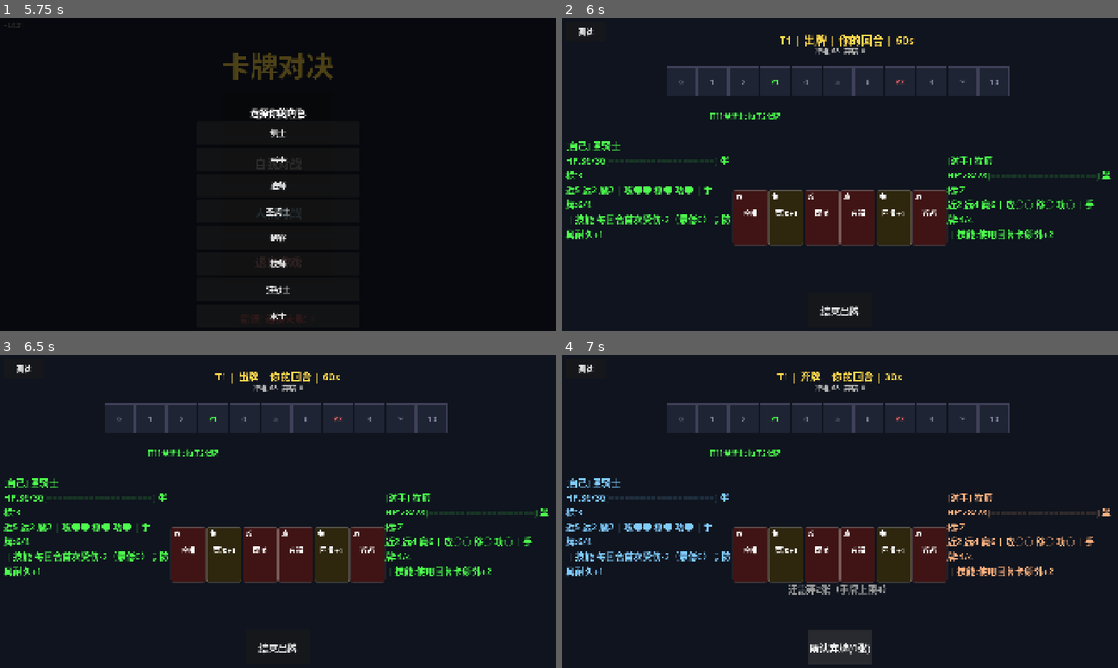
Above: before the commit, frames 1-4 (two rows, left to right).
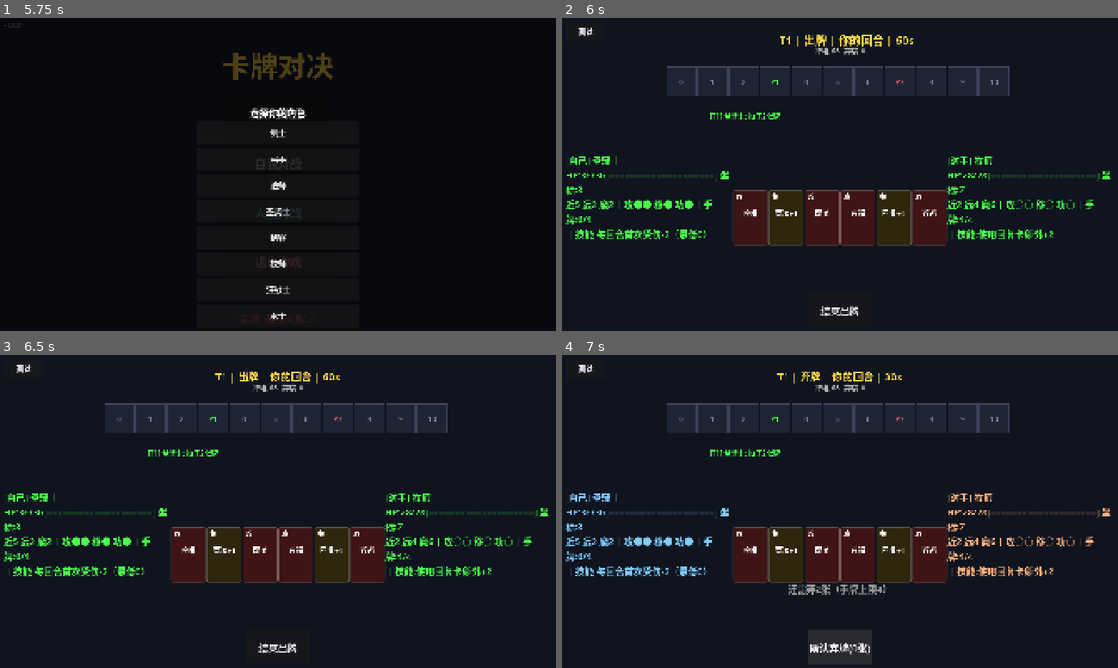
Above: after the commit, the same moments.

Repository: 41hu/card_duel
Game: Godot game, scene res://scenes/main_menu.tscn
The game is run twice, just before and just after one commit, with the same random seed, the same clock (stepped at 60 frames per second) and the same inputs.
Inputs (mouse positions are in pixels of both pictures, inside the frame that each line leads up to):
- Up to frame 1 (5.75 s): click "多人对战" at 0.5 s; click "自我对战" at 1.25 s; click (227, 174) at 2.02 s; type "12" at 2.1 s; click "加入" at 2.75 s; click "返回" at 3.5 s; click "人机对战" at 4.25 s; click "简单" at 5 s
- Up to frame 2 (6 s): click "圣骑士" at 5.75 s
- Up to frame 3 (6.5 s): no input
- Up to frame 4 (7 s): click "结束出牌" at 6.5 s

Frame 1 is identical in both runs. In frame 2, 2.7% of the frame differs, in the area x 0-31%, y 39-71%; in frame 3, 2.7%; in frame 4, 2.6%.

Commit message:
balance: 删除圣骑士被动防具耐久+1(含逻辑改动)
圣骑士防具不再额外+1耐久, 与其他角色一致为3耐久(首击免疫→2次减半→碎裂)
- scripts/core/character_skills.gd: 删除 armor_durability_bonus()
- scripts/core/equipment_system.gd: 防具耐久固定为3
- scripts/data/character_data.gd: 更新技能描述
- 同步更新 RESPONSE_RULES/API_REFERENCE/EXTENSION_GUIDE

含逻辑改动: 涉及 scripts/core/, 需主维护者部署服务器

Diff:
--- a/scripts/core/character_skills.gd
+++ b/scripts/core/character_skills.gd
@@ -195,10 +195,6 @@
 	match _ms.players[player_idx].char_id:
 		_: return ""
 
-func armor_durability_bonus(player_idx: int) -> int:
-	if _ms.players[player_idx].char_id == "paladin": return 1
-	return 0
-
 func _swordsman_hit(player_idx: int, damage_type: int):
 	var p = _ms.players[player_idx]
 	if damage_type == Config.DamageType.PHYSICAL and not p.skill_used_this_turn:
--- a/scripts/core/equipment_system.gd
+++ b/scripts/core/equipment_system.gd
@@ -31,7 +31,7 @@
 	var reject = match_ref.char_skills.can_equip(player_idx, "armor")
 	if reject != "": return {success=false, msg=reject}
 	var player = match_ref.get_player(player_idx)
-	var dur = 3 + match_ref.char_skills.armor_durability_bonus(player_idx)
+	var dur = 3
 	# 旧防具直接消失（防具卡打出时已进弃牌堆；若把 {id,data} 结构塞进弃牌堆会污染牌堆）
 	player.armor = {id=armor_type_id, data=Config.ARMOR_DB[armor_type_id], durability=dur, max_durability=dur}
 	return {success=true, msg="装备了" + Config.ARMOR_DB[armor_type_id].name}
--- a/scripts/data/character_data.gd
+++ b/scripts/data/character_data.gd
@@ -5,7 +5,7 @@
 	"swordsman":   {name="剑士",   hp=28, near=7, range=3, magic=2, skill="swordsman",   skill_desc="近战命中后：抽1牌或回2HP（每回合限一）"},
 	"archer":      {name="弓手",   hp=24, near=2, range=8, magic=2, skill="archer",      skill_desc="每回合首次普通远程不消耗攻击点"},
 	"mage":        {name="法师",   hp=22, near=2, range=2, magic=8, skill="mage",         skill_desc="弃1手牌，本次魔法+2（每回合限一）"},
-	"paladin":     {name="圣骑士", hp=36, near=5, range=2, magic=2, skill="paladin",      skill_desc="每回合首次受伤-2（最低0）；防具耐久+1"},
+	"paladin":     {name="圣骑士", hp=36, near=5, range=2, magic=2, skill="paladin",      skill_desc="每回合首次受伤-2（最低0）"},
 	"assassin":    {name="刺客",   hp=22, near=7, range=5, magic=1, skill="assassin",     skill_desc="每回合免费移动1格（独立于位移点）"},
 	"priest":      {name="牧师",   hp=28, near=2, range=4, magic=6, skill="priest",       skill_desc="使用回复卡额外+2"},
 	"berserker":   {name="狂战士", hp=28, near=8, range=2, magic=2, skill="berserker",    skill_desc="受直接攻击后近战+1（持续2回合，可叠加）"},
Not shown, changed: API_REFERENCE.md
Not shown, changed: EXTENSION_GUIDE.md
Not shown, changed: RESPONSE_RULES.md
